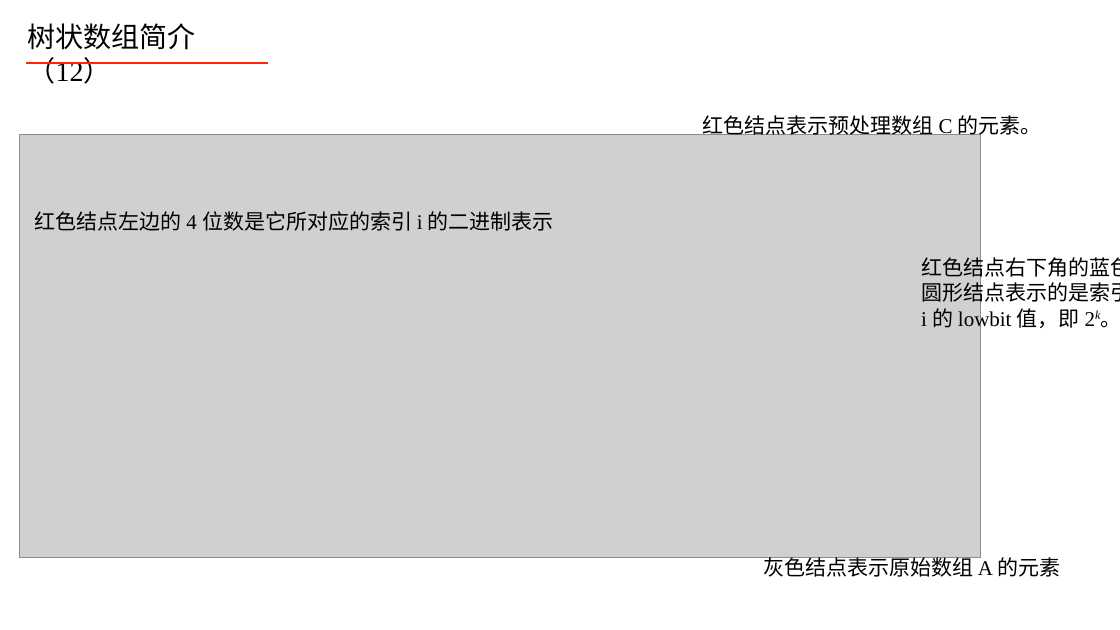
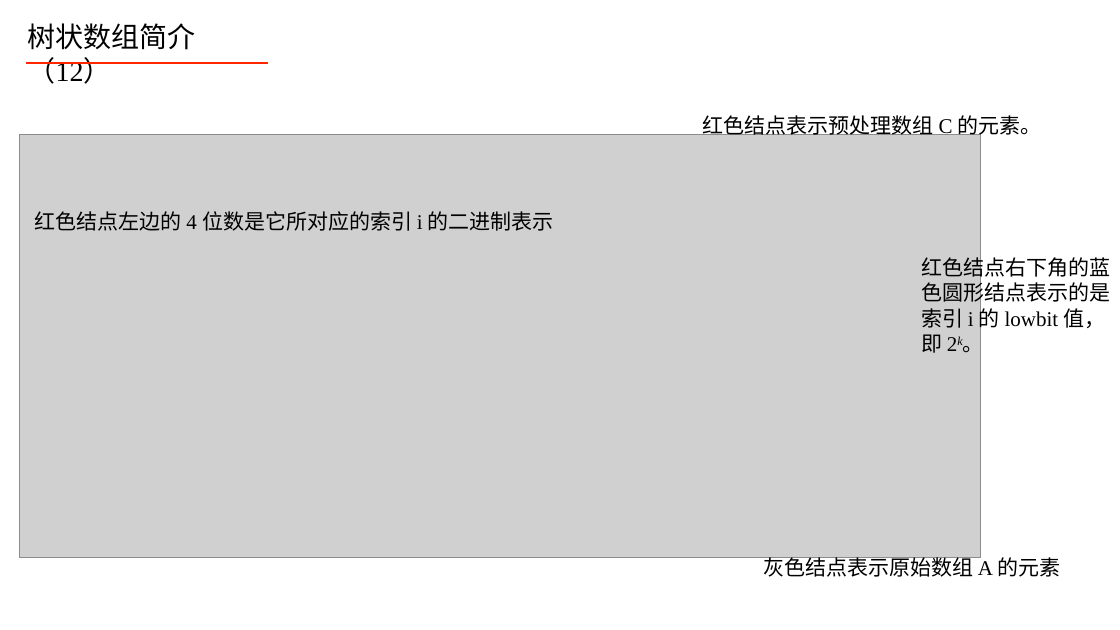
Before and after one commit to liweiwei1419/LeetCode-Solution-PPT, a slide deck: slide 12 of others/old/树状数组简介（旧）.pptx. Drawn at 1120x630 pixels with LibreOffice and Linux fonts; fonts in the diff are those of the drawing; grey boxes stand for pictures. Boxes give left, top, right and bottom in pixels: in the first picture for what was removed or moved away, otherwise in the second. Text is boxed around its words. In the diff, an @@ line names an element or a change of style, - is before the commit and + after.

```diff
--- a/others/old/树状数组简介（旧）.pptx
+++ b/others/old/树状数组简介（旧）.pptx
@@ text "红色结点右下角的蓝色圆形结点表示的是索引 i 的 lowbit 值，即 ..." rewrapped from (x1=921, y1=254, x2=1120, y2=330) to (x1=921, y1=254, x2=1110, y2=356) @@
```
Also in this commit, not shown: 2 other files.
